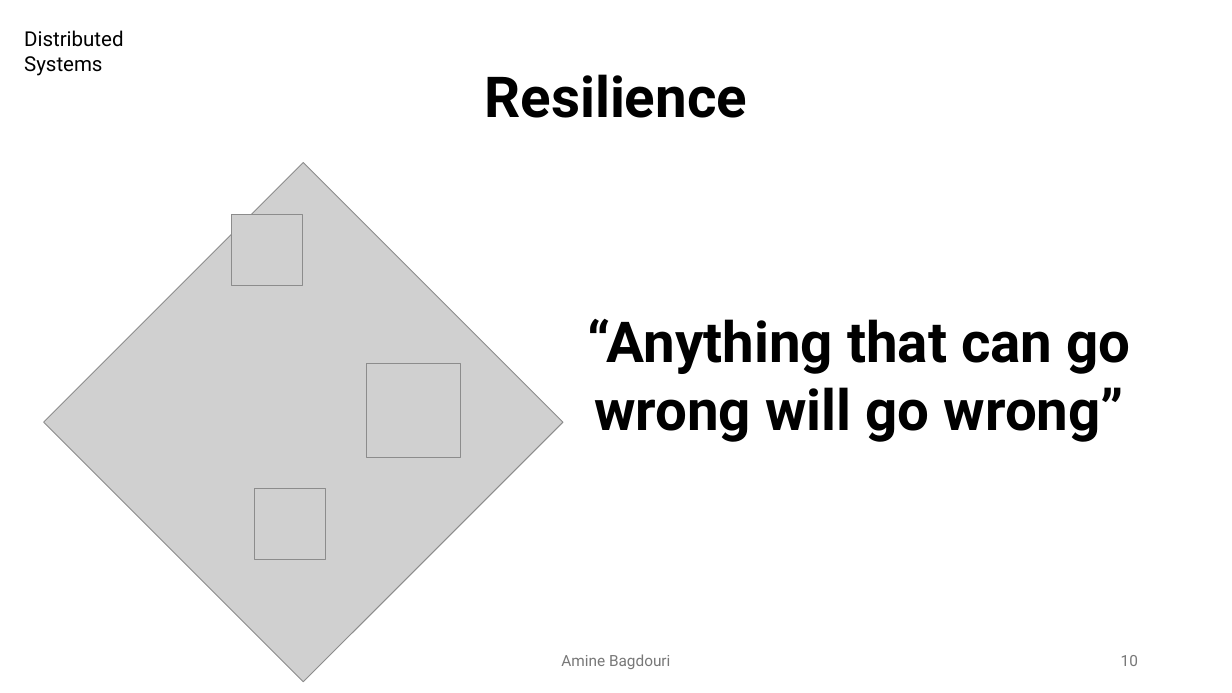
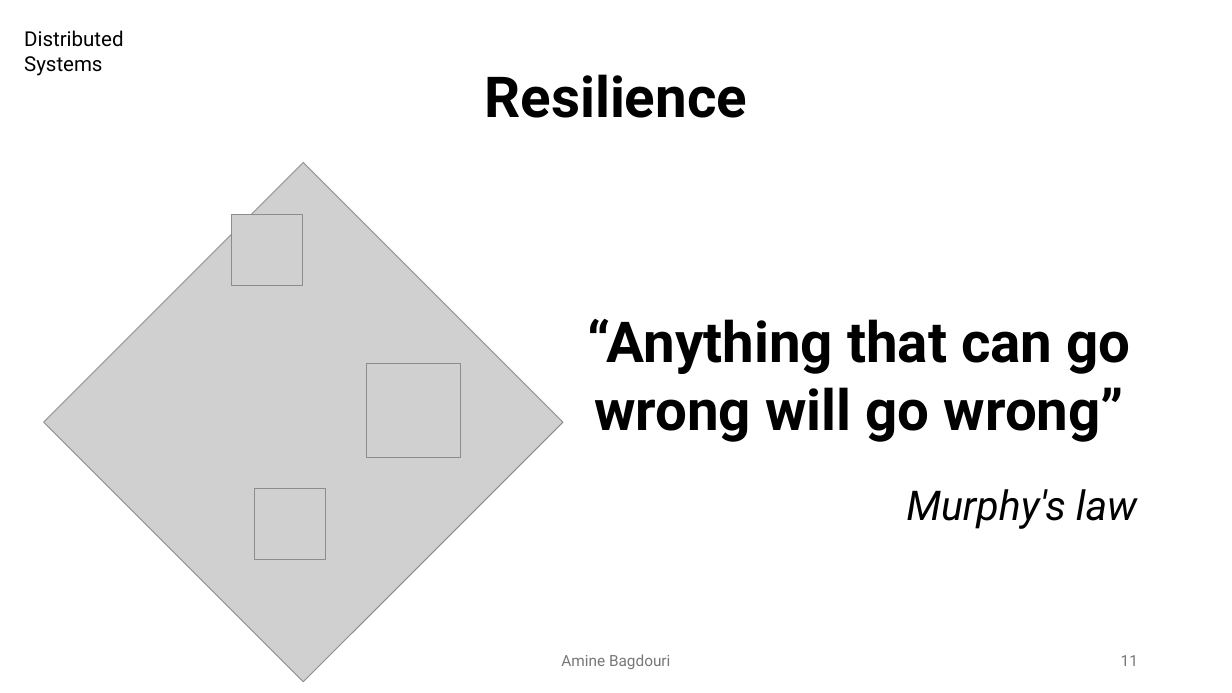
Before and after one commit to aminebag/distributed_systems, a slide deck: slide 11 of distributed_architectures.pptx (slide 10 before the commit). Drawn at 1232x693 pixels with LibreOffice and Linux fonts; fonts in the diff are those of the drawing; grey boxes stand for pictures. Boxes give left, top, right and bottom in pixels: in the first picture for what was removed or moved away, otherwise in the second. Text is boxed around its words. In the diff, an @@ line names an element or a change of style, - is before the commit and + after.

```diff
--- a/distributed_architectures.pptx
+++ b/distributed_architectures.pptx
@@ text added at [906, 489, 1137, 529], 32 pt, text #000000, italic @@
+Murphy's law
@@ page number at [1121, 655, 1138, 666]: text changed @@
-10
+11
```
Also in this commit, not shown: 12 slides added, 1 other file.
